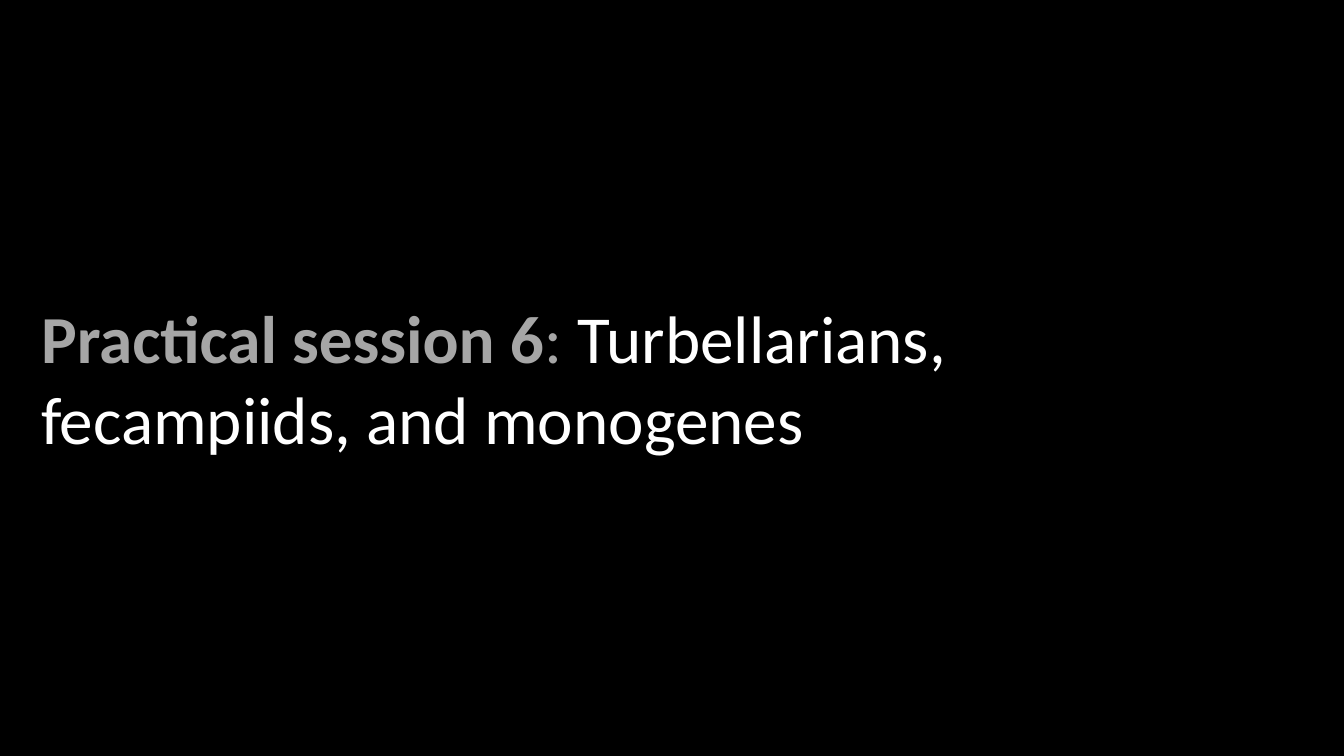
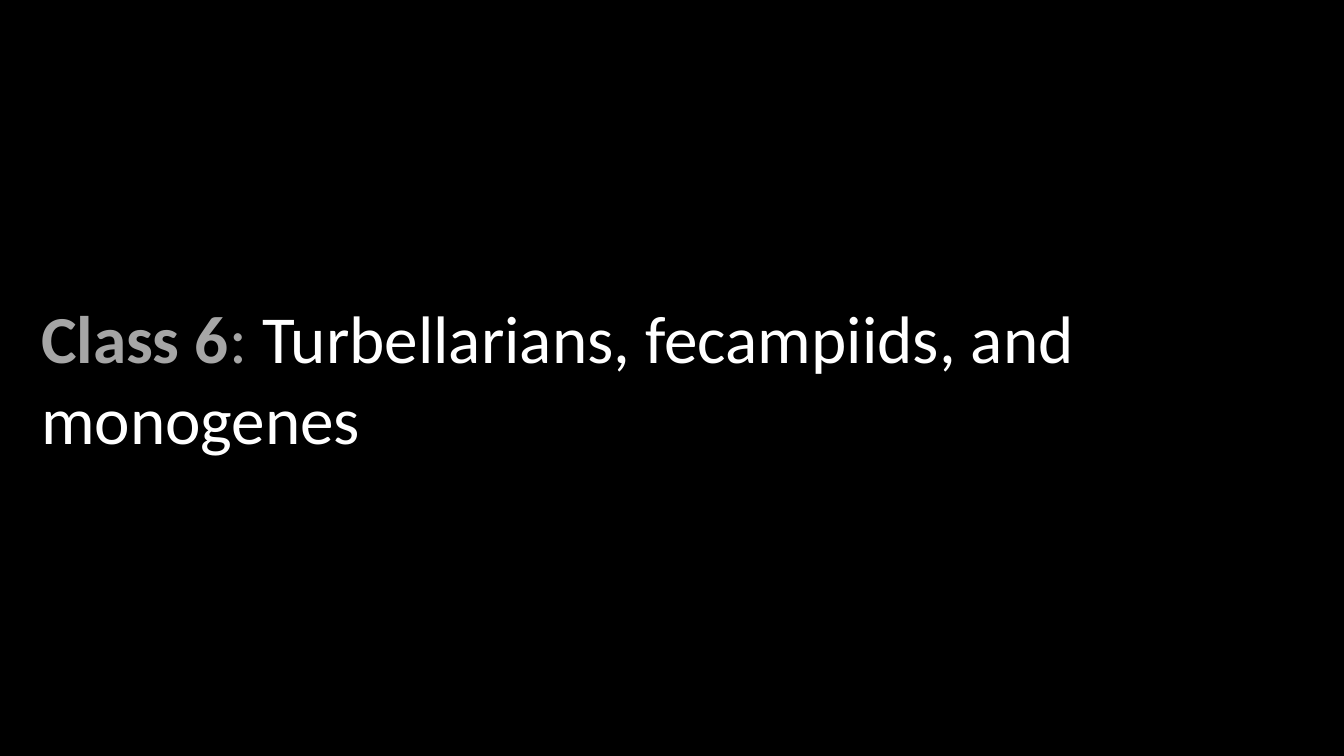
Before and after one commit to wood-lab/fish_406, a slide deck: slide 8 of docs/lectures/in-class_activities/class_6.pptx. Drawn at 1344x756 pixels with LibreOffice and Linux fonts; fonts in the diff are those of the drawing. Boxes give left, top, right and bottom in pixels: in the first picture for what was removed or moved away, otherwise in the second. Text is boxed around its words. In the diff, an @@ line names an element or a change of style, - is before the commit and + after.

Commit message:
updating class_6 ppt and agenda

```diff
--- a/docs/lectures/in-class_activities/class_6.pptx
+++ b/docs/lectures/in-class_activities/class_6.pptx
@@ text at bbox=[41, 316, 1074, 456]: text changed @@
-Practical session 6: Turbellarians, fecampiids, and monogenes
+Class 6: Turbellarians, fecampiids, and monogenes
```
Also in this commit, not shown: 5 other slides changed, 11 other files.
